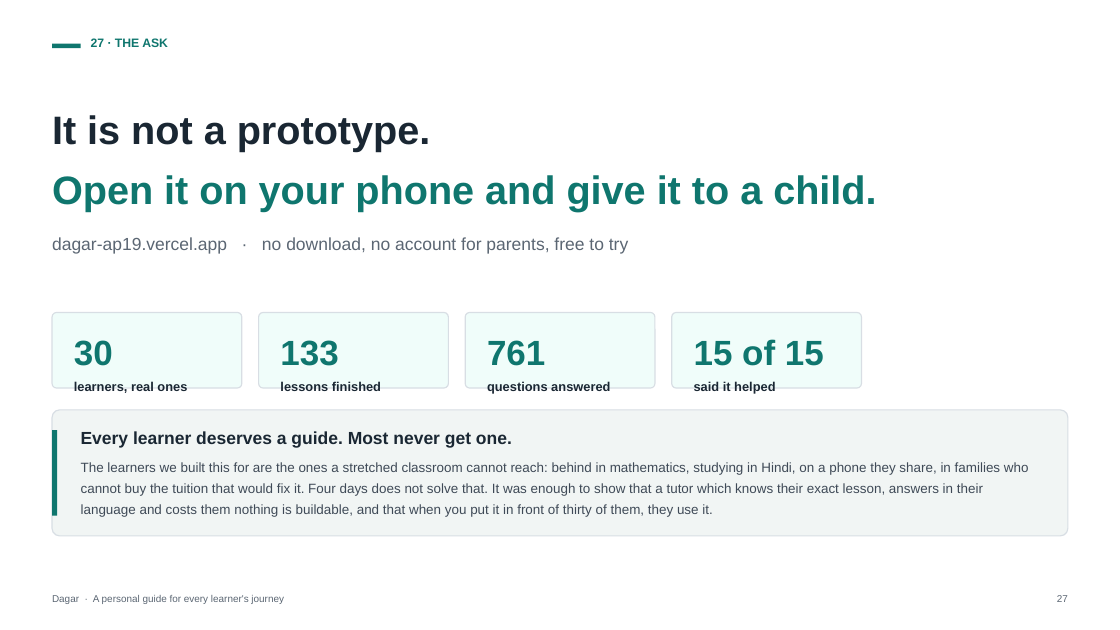
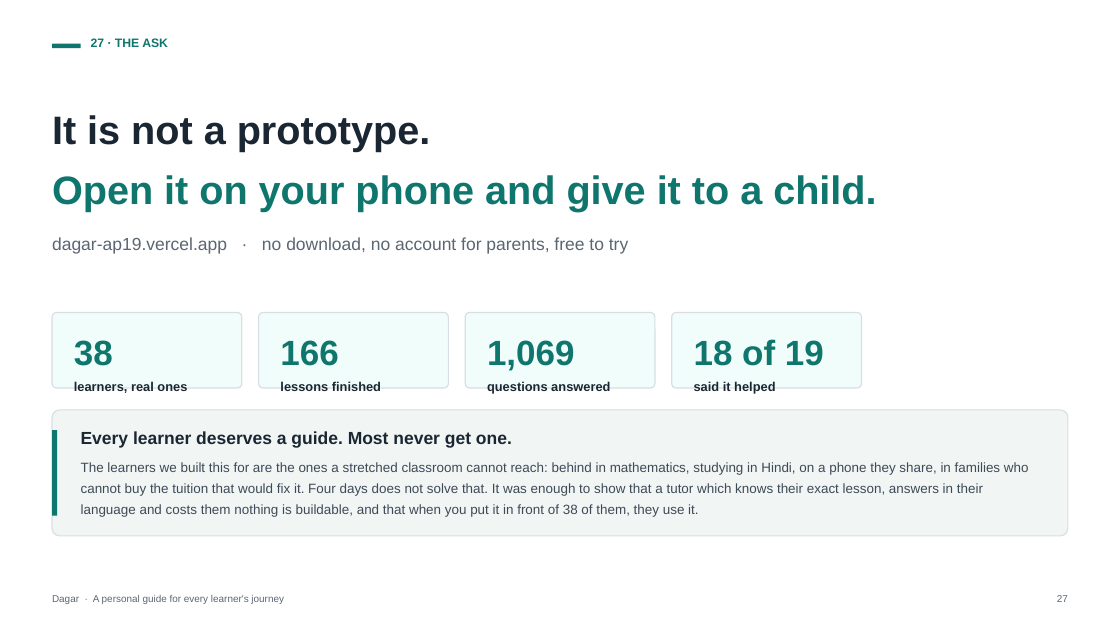
Before and after one commit to ap9650/dagar, a slide deck: slide 27 of docs/deck/Dagar-Pitch-Deck.pptx. Drawn at 1120x630 pixels with LibreOffice and Linux fonts; fonts in the diff are those of the drawing. Boxes give left, top, right and bottom in pixels: in the first picture for what was removed or moved away, otherwise in the second. Text is boxed around its words. In the diff, an @@ line names an element or a change of style, - is before the commit and + after.

```diff
--- a/docs/deck/Dagar-Pitch-Deck.pptx
+++ b/docs/deck/Dagar-Pitch-Deck.pptx
@@ text at (74,340,113,366): text changed @@
-30
+38
@@ text at (280,340,338,366): text changed @@
-133
+166
@@ text at (487,340,575,371): text changed @@
-761
+1,069
@@ text at (694,339,824,366): text changed @@
-15 of 15
+18 of 19
@@ text at (81,462,1029,517): text changed @@
-The learners we built this for are the ones a stretched classroom cannot reach: behind in mathematics, studying in Hindi, on a phone they share, in families who cannot buy the tuition that would fix it. Four days does not solve that. It was enough to show that a tutor which knows their exact lesson, answers in their language and costs them nothing is buildable, and that when you put it in front of thirty of them, they use it.
+The learners we built this for are the ones a stretched classroom cannot reach: behind in mathematics, studying in Hindi, on a phone they share, in families who cannot buy the tuition that would fix it. Four days does not solve that. It was enough to show that a tutor which knows their exact lesson, answers in their language and costs them nothing is buildable, and that when you put it in front of 38 of them, they use it.
```
Also in this commit, not shown: 7 other slides changed, 11 other files.
